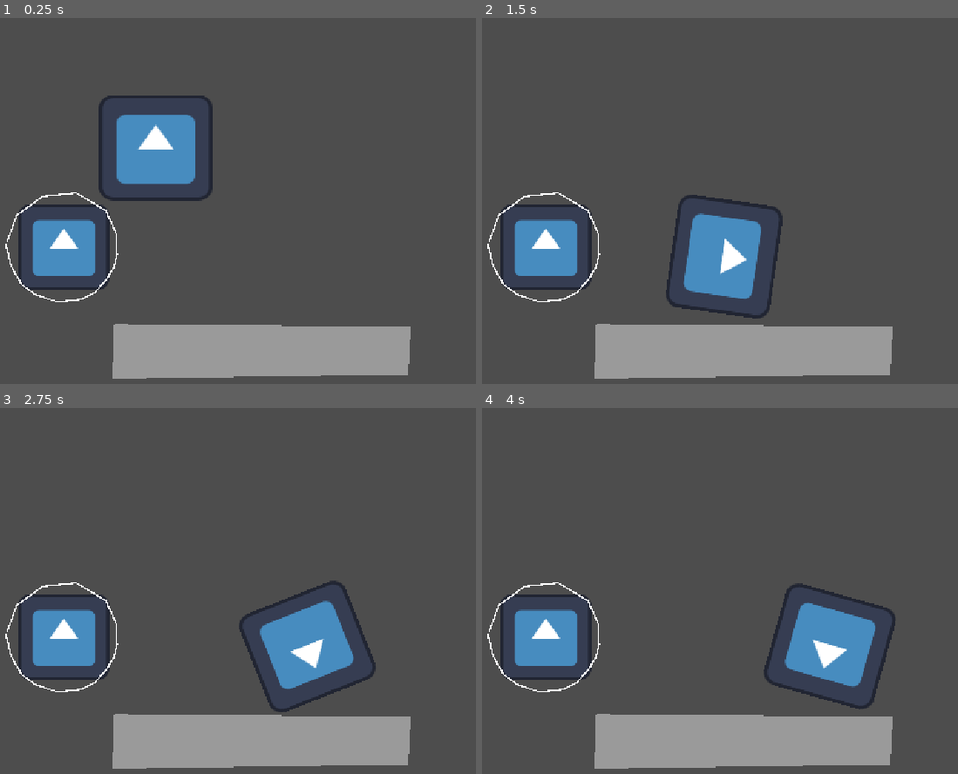
Above: before the commit, frames 1-4 (two rows, left to right).
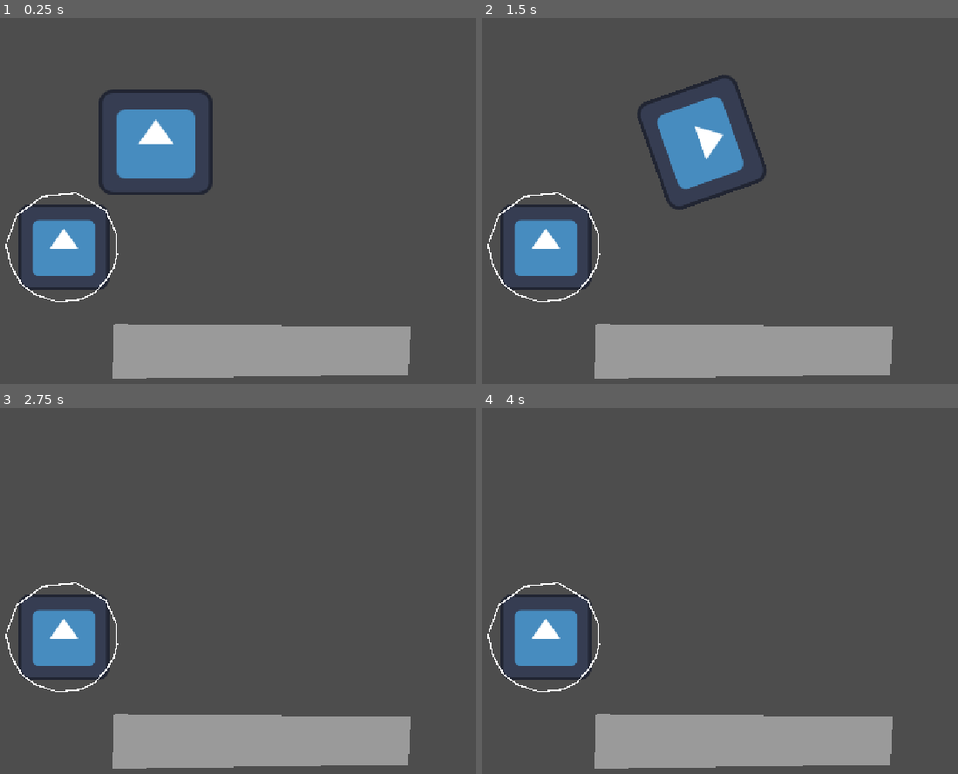
Above: after the commit, the same moments.

Repository: TAL-Trent/SSJamF2026
Game: Godot game, scene res://Test Scene.tscn
The game is run twice, just before and just after one commit, with the same random seed, the same clock (stepped at 60 frames per second) and the same inputs. The engine's default icon, where the game draws it, is replaced by a stand-in: a white triangle on a blue panel in a dark square.
Inputs:
- Up to frame 1 (0.25 s): no input
- Up to frame 2 (1.5 s): hold Space (jump, bound only after the commit) 0.53-1.28 s; tap Space (jump, bound only after the commit) at 1.35 s
- Up to frame 3 (2.75 s): tap Space (jump, bound only after the commit) at 1.52, 1.82 s; hold Space (jump, bound only after the commit) from 2.03 s (still down)
- Up to frame 4 (4 s): release Space (jump, bound only after the commit) at 2.78 s; tap Space (jump, bound only after the commit) at 2.85, 3.02, 3.32 s; hold Space (jump, bound only after the commit) from 3.53 s (still down)

The runs differ from the first frame. In frame 1, 1.6% of the frame differs, in the area x 20-45%, y 19-50%; in frame 2, 7.9%, in the area x 32-64%, y 15-83%; in frame 3, 4.0%; in frame 4, 4.0%.

Commit message:
Working jump

Diff:
--- a/jank/Test Scene Script.gd
+++ b/jank/Test Scene Script.gd
@@ -6,9 +6,10 @@
 	if event.is_action_pressed("jump"):
 		var myForce: Vector2
 		myForce.x = 0;
-		myForce.y = -50;
+		myForce.y = -500;
 		#Player.apply_force(myForce)
 		Player.apply_impulse(myForce);
+
 
 		print("Jumped!")
 
--- a/jank/Test Scene.tscn
+++ b/jank/Test Scene.tscn
@@ -2,19 +2,6 @@
 
 [ext_resource type="Texture2D" uid="uid://dy56y0s7l3b3y" path="res://icon.svg" id="1_pvqqe"]
 [ext_resource type="Script" uid="uid://cug0bi0ldored" path="res://Test Scene Script.gd" id="1_ykvvg"]
-
-[sub_resource type="Shader" id="Shader_bwqk1"]
-code = "shader_type fog;
-
-void fog() {
-	// Called once for every froxel that is touched by an axis-aligned bounding box
-	// of the associated FogVolume. This means that froxels that just barely touch
-	// a given FogVolume will still be used.
-}
-"
-
-[sub_resource type="ShaderMaterial" id="ShaderMaterial_ykvvg"]
-shader = SubResource("Shader_bwqk1")
 
 [sub_resource type="CircleShape2D" id="CircleShape2D_cxiam"]
 radius = 103.711136
@@ -30,8 +17,9 @@
 Player = NodePath("Player")
 
 [node name="Player" type="RigidBody2D" parent="." unique_id=272158072]
-material = SubResource("ShaderMaterial_ykvvg")
 position = Vector2(268, 187)
+constant_force = Vector2(0, -300)
+constant_torque = 2.13
 
 [node name="CollisionShape2D" type="CollisionShape2D" parent="Player" unique_id=666665252]
 shape = SubResource("CircleShape2D_cxiam")
--- a/jank/project.godot
+++ b/jank/project.godot
@@ -24,6 +24,14 @@
 
 project/assembly_name="JANK"
 
+[input]
+
+jump={
+"deadzone": 0.2,
+"events": [Object(InputEventKey,"resource_local_to_scene":false,"resource_name":"","device":-1,"window_id":0,"alt_pressed":false,"shift_pressed":false,"ctrl_pressed":false,"meta_pressed":false,"pressed":false,"keycode":0,"physical_keycode":32,"key_label":0,"unicode":32,"location":0,"echo":false,"script":null)
+]
+}
+
 [physics]
 
 3d/physics_engine="Jolt Physics"
